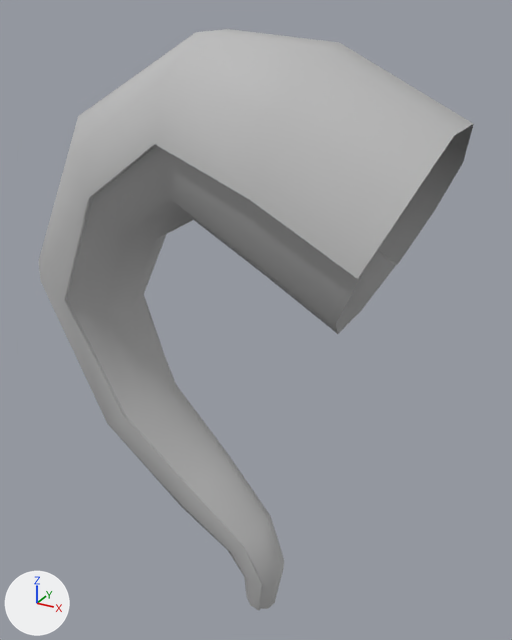
A saved change to the FBX model Assets/Pots/scenes/Pots_Features/Water/Pot_WaterFeat_R_arm02.fbx.
The view is the same before and after, from a 50 mm lens placed at (1.166, -0.245, 0.424), pointed at (1.036, -0.009, 0.306). Arrows for +X, +Y and +Z are at lower left; the lights stay in place. Where no turn or scale is listed for an object, it has been applied to the vertices.

The first picture shows 'Pot_WaterFeat_R_arm02'.
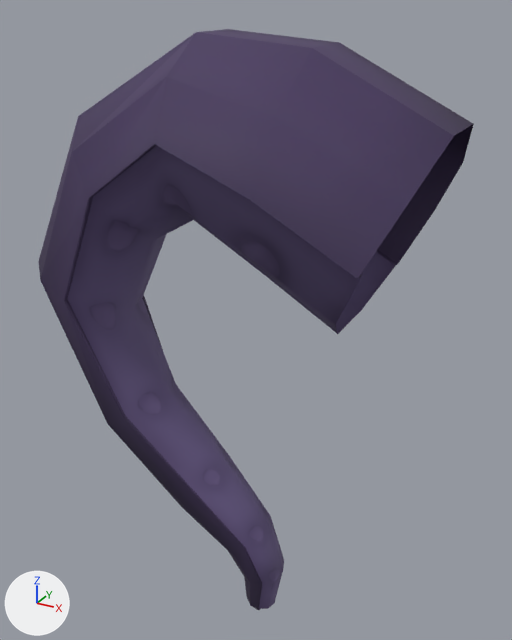
Commit message: Update Pots all meshes

Where the change shows, as pixel boxes (x1, y1, x2, y2) in the pictures (512 x 640 px):
'Pot_WaterFeat_R_arm02', recoloured (grey to purple): (38, 29, 474, 610) in both

The change in detail:
Picture 'tentacule_normalmap.tga' (img_tentacule_normalmap_tga) is new.
Picture 'tentacule_basecolor.tga' (img_tentacule_basecolor_tga) is new.
Material 'Tentacule' (mat_tentacule) is new.
Uses the picture img_tentacule_basecolor_tga.
Uses the picture img_tentacule_normalmap_tga.
me_mesh has 129 vertices, 124 faces and spans x -0.132..0.042, y -0.043..0.044, z -0.201..0.048.
me_mesh no longer uses material mat_forged_iron (grey #bcbcbc).
me_mesh now uses material mat_tentacule.
